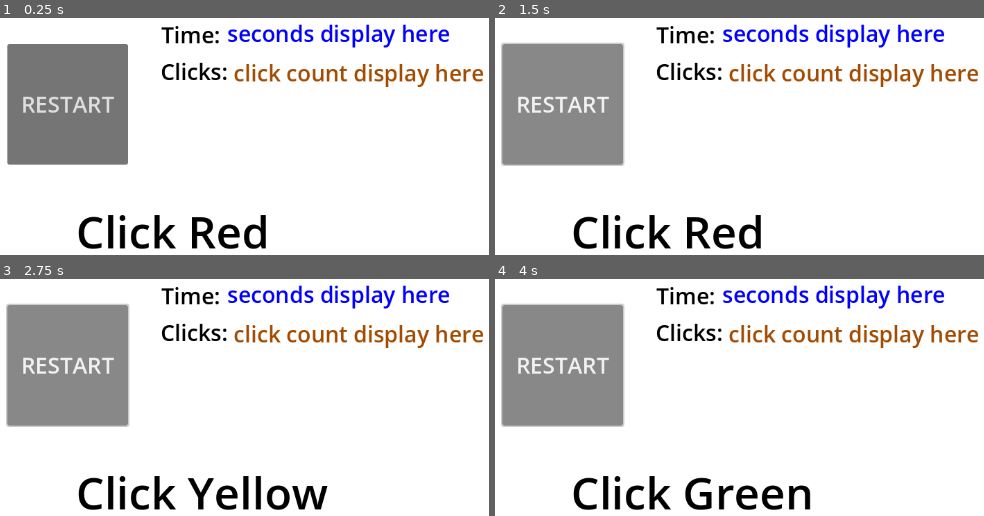
Above: before the commit, frames 1-4 (two rows, left to right).
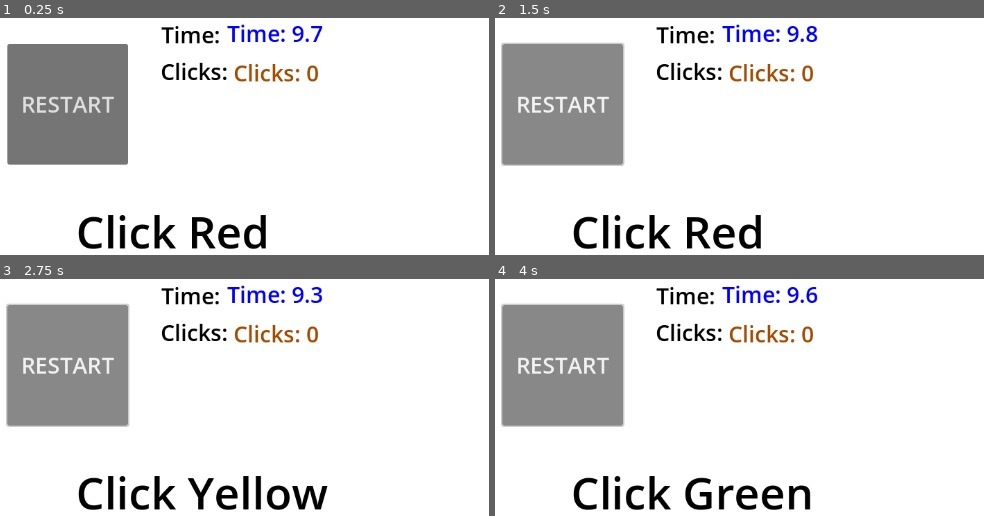
Above: after the commit, the same moments.

Repository: BKZeigler/CPSC362Platformer
Game: Godot game, scene res://scenes/level1s.tscn
Two runs of this game, one before a commit and one after it. Both use one fixed random seed, a clock stepped at 60 frames per second and the inputs below. This scene is started directly instead of the project's main scene.
Inputs:
- Up to frame 1 (0.25 s): no input
- Up to frame 2 (1.5 s): click "RESTART" at 0.5 s; click "RESTART" at 1.25 s
- Up to frame 3 (2.75 s): click "RESTART" at 2 s
- Up to frame 4 (4 s): tap Enter at 2.75 s; tap Space at 3.5 s

The runs differ from the first frame. In frame 1, 3.6% of the frame differs, in the area x 46-99%, y 2-30%; in frame 2, 3.6%; in frame 3, 3.6%; in frame 4, 3.6%.

Commit message:
Add script code to give appropriate functionality to timer, click count, and popup-message

Diff:
--- a/scripts/s_1.gd
+++ b/scripts/s_1.gd
@@ -14,31 +14,70 @@
 	"Click Yellow",
 	"Click Green"
 ]
+
 var current_statement = ""
+var click_count = 0
+var time_left = 10.0
+var timer_running = false
 
 func _ready():
-	randomize()  # Ensure randomization works properly
+	randomize()
 	restart_s.pressed.connect(_on_restart_pressed)
 	red.pressed.connect(_on_red_pressed)
 	yellow.pressed.connect(_on_yellow_pressed)
 	green.pressed.connect(_on_green_pressed)
+	start_game()
+
+func _process(delta):
+	if timer_running:
+		time_left -= delta
+		timer_label.text = "Time: %.1f" % time_left
+		if time_left <= 0:
+			timer_running = false
+			timer_label.text = "Time: 0.0"
+			end_game()
+
+func start_game():
+	click_count = 0
+	time_left = 10.0
+	timer_running = true
+	click_count_label.text = "Clicks: 0"
+	timer_label.text = "Time: 10.0"
+	popup_label.visible = false
 	pick_random_statement()
 
 func pick_random_statement():
 	current_statement = statements[randi() % statements.size()]
 	statement.text = current_statement
 
+func update_click_count():
+	click_count += 1
+	click_count_label.text = "Clicks: %d" % click_count
+	if click_count >= 20:
+		timer_running = false
+		end_game()
+
+func end_game():
+	if click_count >= 20:
+		popup_label.text = "🎉 You Win!"
+	else:
+		popup_label.text = "⏱️ Time's Up! Try Again"
+	popup_label.visible = true
+
 func _on_red_pressed():
-	if current_statement == "Click Red":
+	if timer_running and current_statement == "Click Red":
+		update_click_count()
 		pick_random_statement()
 
 func _on_yellow_pressed():
-	if current_statement == "Click Yellow":
+	if timer_running and current_statement == "Click Yellow":
+		update_click_count()
 		pick_random_statement()
 
 func _on_green_pressed():
-	if current_statement == "Click Green":
+	if timer_running and current_statement == "Click Green":
+		update_click_count()
 		pick_random_statement()
 
 func _on_restart_pressed():
-	pick_random_statement()
+	start_game()
